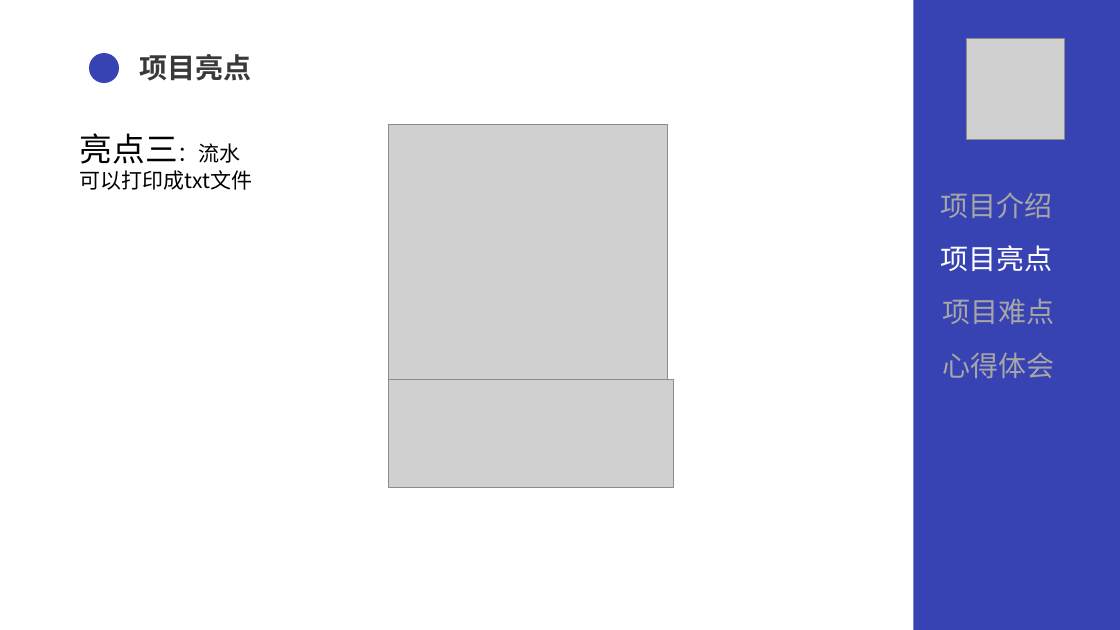
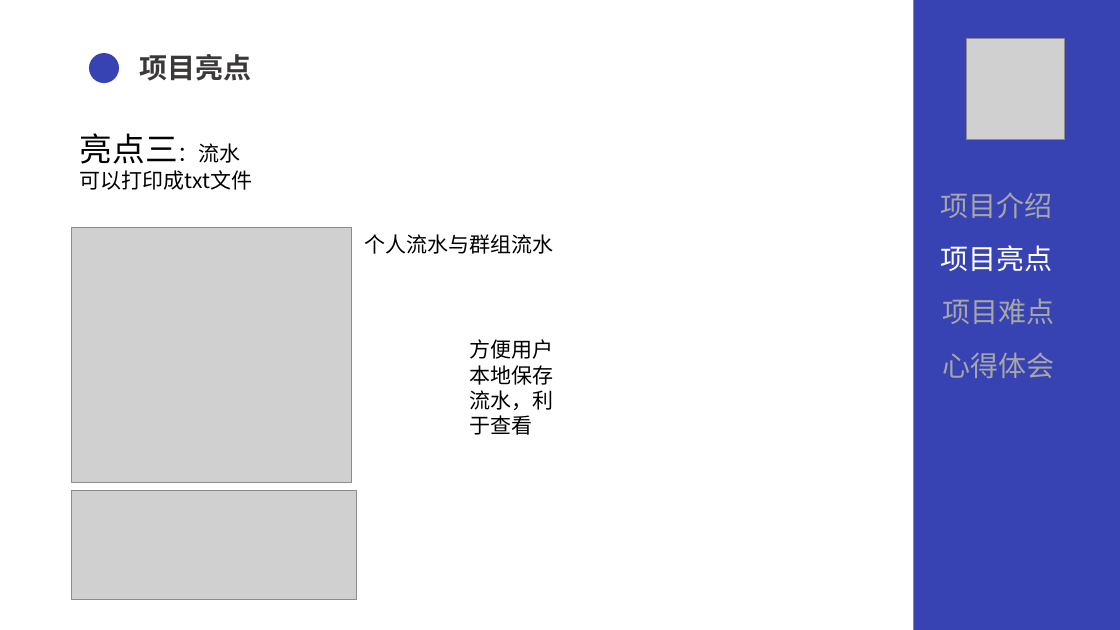
Before and after one commit to lnym123/QG_final, a slide deck: slide 14 of 文档/QG汇报.pptx (slide 13 before the commit). Drawn at 1120x630 pixels with LibreOffice and Linux fonts; fonts in the diff are those of the drawing; grey boxes stand for pictures. Boxes give left, top, right and bottom in pixels: in the first picture for what was removed or moved away, otherwise in the second. Text is boxed around its words. In the diff, an @@ line names an element or a change of style, - is before the commit and + after.

```diff
--- a/文档/QG汇报.pptx
+++ b/文档/QG汇报.pptx
@@ picture: place and size @@
-picture at [389, 124, 669, 379]
+picture at [71, 228, 351, 482]
@@ text added at [365, 234, 554, 254], 18 pt, text #000000 @@
+个人流水与群组流水
@@ text added at [469, 339, 553, 435], 18 pt, text #000000 @@
+方便用户本地保存流水，利于查看
@@ picture: place and size @@
-picture at [389, 379, 674, 487]
+picture at [71, 491, 356, 599]
```
Also in this commit, not shown: 14 other slides changed, 2 slides added, 1 other file.
